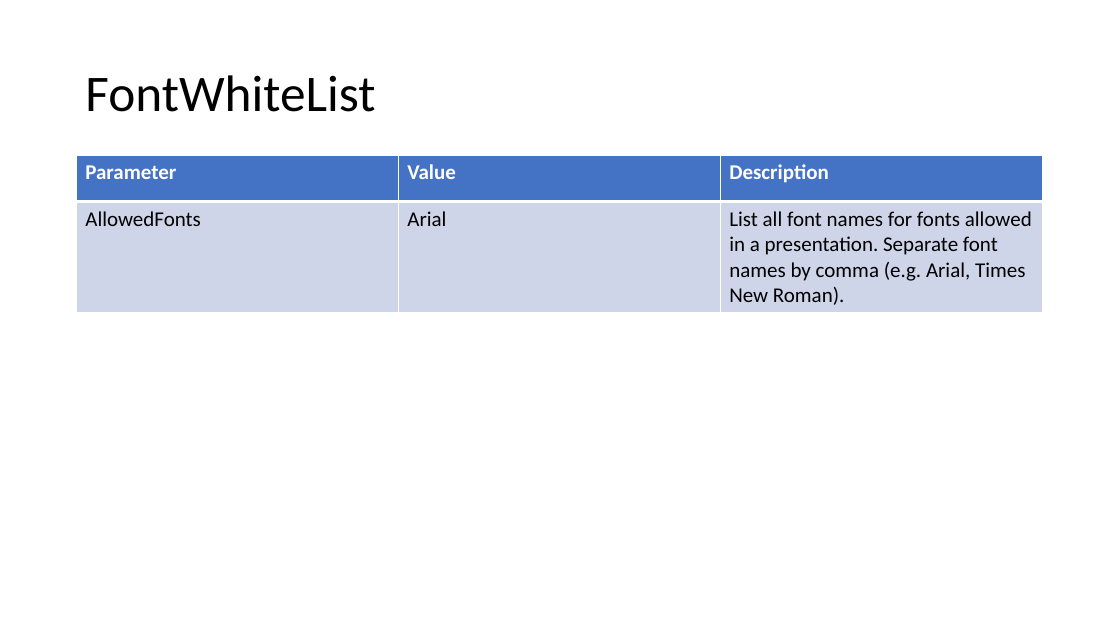
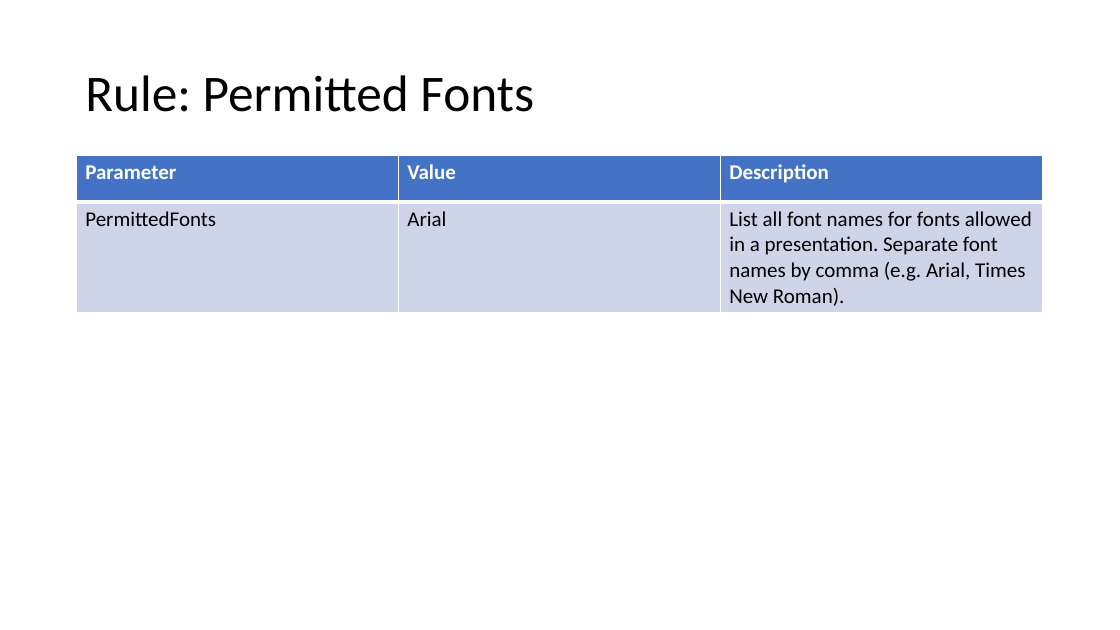
Before and after one commit to mckryton/slide_validator, a slide deck: slide 2 of SlideValidator.pptm. Drawn at 1120x630 pixels with LibreOffice and Linux fonts; fonts in the diff are those of the drawing. Boxes give left, top, right and bottom in pixels: in the first picture for what was removed or moved away, otherwise in the second. Text is boxed around its words. In the diff, an @@ line names an element or a change of style, - is before the commit and + after.

Commit message:
[bugfix] refactor is_config_slide to prevent bug in Ppt 16.38 caused by accessing master name for a slide; refactored names: replace font whitelist with permitted fonts

```diff
--- a/SlideValidator.pptm
+++ b/SlideValidator.pptm
@@ title at (85,75,534,112): text changed @@
-FontWhiteList
+Rule: Permitted Fonts
@@ table at (77,155,1043,312) @@
-row 2, column 1: AllowedFonts
+row 2, column 1: PermittedFonts
```
Also in this commit, not shown: 10 other files.
